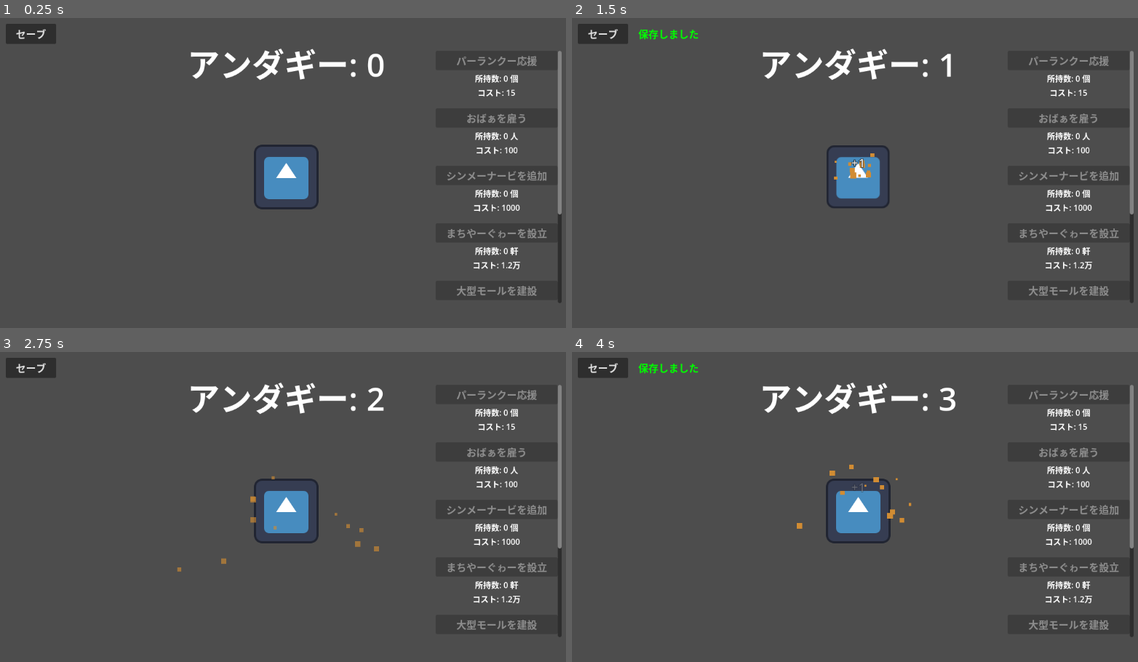
Above: before the commit, frames 1-4 (two rows, left to right).
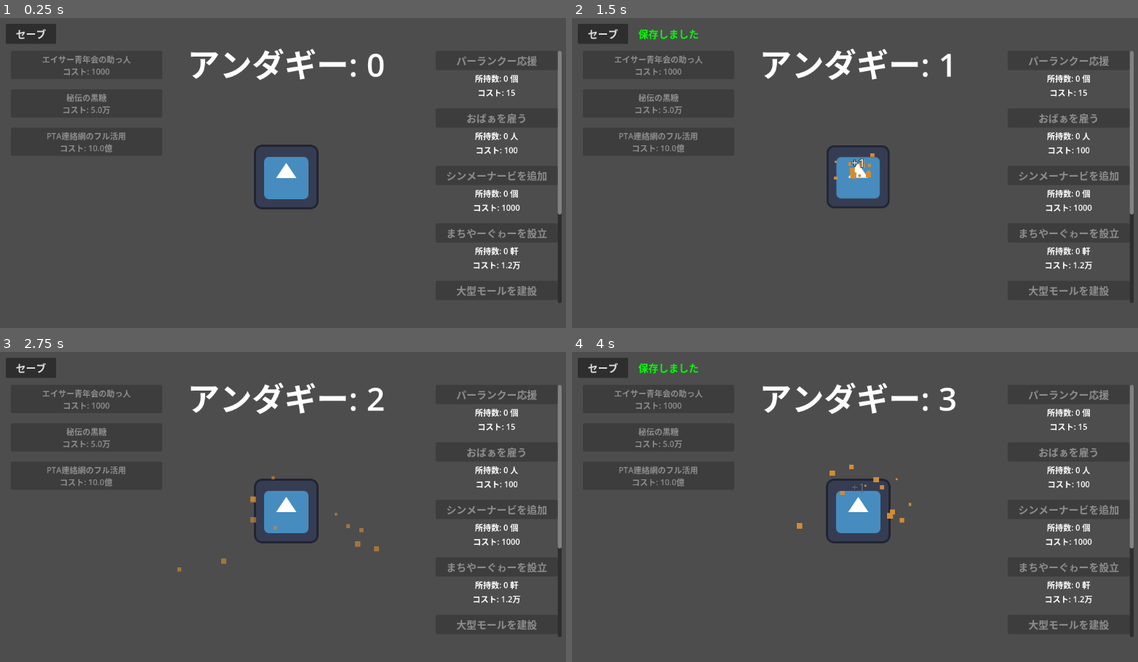
Above: after the commit, the same moments.

Repository: johnny-maa/sata-andagi-maker
Game: Godot game, scene res://Main.tscn
Two runs of this game, one before a commit and one after it. Both use one fixed random seed, a clock stepped at 60 frames per second and the inputs below. The engine's default icon, where the game draws it, is replaced by a stand-in: a white triangle on a blue panel in a dark square.
Inputs (mouse positions are in pixels of both pictures, inside the frame that each line leads up to):
- Up to frame 1 (0.25 s): no input
- Up to frame 2 (1.5 s): click "セーブ" at 0.5 s; click (860, 176) at 1.25 s
- Up to frame 3 (2.75 s): click (288, 510) at 2 s
- Up to frame 4 (4 s): click "セーブ" at 2.75 s; click (860, 510) at 3.5 s

The runs differ from the first frame. In frame 1, 0.5% of the frame differs, in the area x 7-24%, y 12-44%; in frame 2, 0.5%; in frame 3, 0.5%; in frame 4, 0.5%.

Commit message:
feat: 専用アップグレードロジックの実装、およびパーランクーの視覚的フィードバック（二重リング回転と生産時のパルス演出）を追加

Diff:
--- a/Main.gd
+++ b/Main.gd
@@ -16,11 +16,19 @@
 var fujinkai_count: int = 0
 var fujinkai_cost: int = 33000000
 
+var has_upgrade_seinenkai: bool = false
+var has_upgrade_kokuto: bool = false
+var has_upgrade_pta: bool = false
+
 var is_fever_mode: bool = false
 
 @onready var count_label: Label = $CountLabel
+@onready var upgrade_seinenkai_button: Button = $UpgradeScroll/UpgradeContainer/UpgradeSeinenkaiButton
+@onready var upgrade_kokuto_button: Button = $UpgradeScroll/UpgradeContainer/UpgradeKokutoButton
+@onready var upgrade_pta_button: Button = $UpgradeScroll/UpgradeContainer/UpgradePTAButton
 var floating_text_scene = preload("res://FloatingText.tscn")
 var crumb_particles_scene = preload("res://CrumbParticles.tscn")
+var paranku_visual_scene = preload("res://ParankuVisual.tscn")
 
 @onready var click_se: AudioStreamPlayer = $ClickSE
 @onready var buy_se: AudioStreamPlayer = $BuySE
@@ -58,7 +66,30 @@
 	load_game()
 	$AutoTimer.wait_time = 0.1 # More responsive UI updates
 	setup_golden_andagi_timer()
+
+	if is_instance_valid(upgrade_seinenkai_button):
+		upgrade_seinenkai_button.text = "エイサー青年会の助っ人\nコスト: " + format_number(1000)
+		upgrade_seinenkai_button.pressed.connect(buy_upgrade_seinenkai)
+		if has_upgrade_seinenkai:
+			upgrade_seinenkai_button.queue_free()
+
+	if is_instance_valid(upgrade_kokuto_button):
+		upgrade_kokuto_button.text = "秘伝の黒糖\nコスト: " + format_number(50000)
+		upgrade_kokuto_button.pressed.connect(buy_upgrade_kokuto)
+		if has_upgrade_kokuto:
+			upgrade_kokuto_button.queue_free()
+
+	if is_instance_valid(upgrade_pta_button):
+		upgrade_pta_button.text = "PTA連絡網のフル活用\nコスト: " + format_number(1000000000)
+		upgrade_pta_button.pressed.connect(buy_upgrade_pta)
+		if has_upgrade_pta:
+			upgrade_pta_button.queue_free()
+
 	update_ui()
+
+	$ParankuContainer.position = get_viewport_rect().size / 2.0
+	for i in range(paranku_count):
+		add_single_paranku_visual(i + 1, false)
 
 func play_randomized_se(player: AudioStreamPlayer) -> void:
 	if is_instance_valid(player):
@@ -66,10 +97,26 @@
 		player.play()
 
 func _process(delta: float) -> void:
+	if has_node("ParankuContainer/InnerRing"):
+		$ParankuContainer/InnerRing.rotation += 0.5 * delta
+	if has_node("ParankuContainer/OuterRing"):
+		$ParankuContainer/OuterRing.rotation -= 0.3 * delta
+
+	if is_instance_valid(upgrade_seinenkai_button) and not upgrade_seinenkai_button.is_queued_for_deletion():
+		upgrade_seinenkai_button.disabled = andagi_count < 1000
+	if is_instance_valid(upgrade_kokuto_button) and not upgrade_kokuto_button.is_queued_for_deletion():
+		upgrade_kokuto_button.disabled = andagi_count < 50000
+	if is_instance_valid(upgrade_pta_button) and not upgrade_pta_button.is_queued_for_deletion():
+		upgrade_pta_button.disabled = andagi_count < 1000000000
+
 	var multiplier = 7.0 if is_fever_mode else 1.0
-	var base_prod = (paranku_count * 0.1) + (obaa_count * 1.0)
+	var paranku_prod = paranku_count * 0.1 * (2.0 if has_upgrade_seinenkai else 1.0)
+	var obaa_prod = obaa_count * 1.0 * (2.0 if has_upgrade_kokuto else 1.0)
+	var fujinkai_prod = fujinkai_count * 7800.0 * (2.0 if has_upgrade_pta else 1.0)
+
+	var base_prod = paranku_prod + obaa_prod
 	base_prod += (nabi_count * 8.0) + (shop_count * 47.0) + (mall_count * 260.0)
-	base_prod += (gusuku_count * 1400.0) + (fujinkai_count * 7800.0)
+	base_prod += (gusuku_count * 1400.0) + fujinkai_prod
 	var production_per_sec = base_prod * multiplier
 	andagi_count += production_per_sec * delta
 
@@ -101,6 +148,41 @@
 		paranku_cost = int(round(paranku_cost * 1.15))
 		play_randomized_se(buy_se)
 		update_ui()
+		add_single_paranku_visual(paranku_count, true)
+
+func add_single_paranku_visual(count: int, animate: bool = true) -> void:
+	if count > 40:
+		return
+
+	var visual = paranku_visual_scene.instantiate()
+
+	var angle: float = 0.0
+	var radius: float = 0.0
+	var target_parent = null
+
+	if count <= 20:
+		radius = 150.0
+		angle = (count - 1) * (PI * 2.0 / 20.0)
+		target_parent = $ParankuContainer/InnerRing
+	else:
+		radius = 200.0
+		angle = (count - 21) * (PI * 2.0 / 20.0)
+		target_parent = $ParankuContainer/OuterRing
+
+	if not is_instance_valid(target_parent):
+		return
+
+	var target_pos = Vector2(cos(angle), sin(angle)) * radius
+	visual.position = target_pos
+	target_parent.add_child(visual)
+
+	if animate:
+		var visual_sprite = visual.get_node_or_null("Sprite2D")
+		if is_instance_valid(visual_sprite):
+			var tween = create_tween()
+			tween.tween_property(visual_sprite, "scale", Vector2(0.18, 0.18), 0.05).set_trans(Tween.TRANS_SINE).set_ease(Tween.EASE_OUT)
+			tween.tween_property(visual_sprite, "scale", Vector2(0.15, 0.15), 0.1).set_trans(Tween.TRANS_SINE).set_ease(Tween.EASE_IN)
+
 
 func buy_obaa() -> void:
 	if andagi_count >= obaa_cost:
@@ -150,11 +232,54 @@
 		play_randomized_se(buy_se)
 		update_ui()
 
+func buy_upgrade_seinenkai() -> void:
+	if andagi_count >= 1000:
+		andagi_count -= 1000
+		has_upgrade_seinenkai = true
+		if is_instance_valid(upgrade_seinenkai_button):
+			upgrade_seinenkai_button.queue_free()
+		# TODO: Play Upgrade SE
+		update_ui()
+
+func buy_upgrade_kokuto() -> void:
+	if andagi_count >= 50000:
+		andagi_count -= 50000
+		has_upgrade_kokuto = true
+		if is_instance_valid(upgrade_kokuto_button):
+			upgrade_kokuto_button.queue_free()
+		# TODO: Play Upgrade SE
+		update_ui()
+
+func buy_upgrade_pta() -> void:
+	if andagi_count >= 1000000000:
+		andagi_count -= 1000000000
+		has_upgrade_pta = true
+		if is_instance_valid(upgrade_pta_button):
+			upgrade_pta_button.queue_free()
+		# TODO: Play Upgrade SE
+		update_ui()
+
+func animate_parankus_hit() -> void:
+	if not has_node("ParankuContainer/InnerRing") or not has_node("ParankuContainer/OuterRing"):
+		return
+	var all_visuals = []
+	all_visuals.append_array($ParankuContainer/InnerRing.get_children())
+	all_visuals.append_array($ParankuContainer/OuterRing.get_children())
+
+	for child in all_visuals:
+		var visual_sprite = child.get_node_or_null("Sprite2D")
+		if is_instance_valid(visual_sprite):
+			var tween = create_tween()
+			tween.tween_property(visual_sprite, "scale", Vector2(0.18, 0.18), 0.05).set_trans(Tween.TRANS_SINE).set_ease(Tween.EASE_OUT)
+			tween.tween_property(visual_sprite, "scale", Vector2(0.15, 0.15), 0.1).set_trans(Tween.TRANS_SINE).set_ease(Tween.EASE_IN)
+
 func _on_auto_timer_timeout() -> void:
 	update_ui()
 	var has_producer = paranku_count > 0 or obaa_count > 0 or nabi_count > 0 or shop_count > 0 or mall_count > 0 or gusuku_count > 0 or fujinkai_count > 0
 	if has_producer:
 		play_randomized_se(auto_produce_se)
+		if paranku_count > 0:
+			animate_parankus_hit()
 
 func format_number(value: float) -> String:
 	if value < 10000.0:
@@ -215,7 +340,10 @@
 		"gusuku_count": gusuku_count,
 		"gusuku_cost": gusuku_cost,
 		"fujinkai_count": fujinkai_count,
-		"fujinkai_cost": fujinkai_cost
+		"fujinkai_cost": fujinkai_cost,
+		"has_upgrade_seinenkai": has_upgrade_seinenkai,
+		"has_upgrade_kokuto": has_upgrade_kokuto,
+		"has_upgrade_pta": has_upgrade_pta
 	}
 	var file = FileAccess.open(SAVE_PATH, FileAccess.WRITE)
 	if file:
@@ -251,6 +379,9 @@
 					gusuku_cost = int(data.get("gusuku_cost", 2000000))
 					fujinkai_count = int(data.get("fujinkai_count", 0))
 					fujinkai_cost = int(data.get("fujinkai_cost", 33000000))
+					has_upgrade_seinenkai = data.get("has_upgrade_seinenkai", false)
+					has_upgrade_kokuto = data.get("has_upgrade_kokuto", false)
+					has_upgrade_pta = data.get("has_upgrade_pta", false)
 
 func show_save_notification() -> void:
 	var save_label = $SaveLabel
--- a/Main.tscn
+++ b/Main.tscn
@@ -23,6 +23,12 @@
 text = "アンダギー: 0"
 horizontal_alignment = 1
 vertical_alignment = 1
+
+[node name="ParankuContainer" type="Node2D" parent="."]
+
+[node name="InnerRing" type="Node2D" parent="ParankuContainer"]
+
+[node name="OuterRing" type="Node2D" parent="ParankuContainer"]
 
 [node name="AndagiButton" type="TextureButton" parent="."]
 layout_mode = 1
@@ -201,6 +207,37 @@
 text = "コスト: 33000000"
 horizontal_alignment = 1
 
+[node name="UpgradeScroll" type="ScrollContainer" parent="."]
+layout_mode = 1
+anchors_preset = 4
+anchor_top = 0.5
+anchor_bottom = 0.5
+offset_left = 30.0
+offset_top = -250.0
+offset_right = 330.0
+offset_bottom = 250.0
+grow_vertical = 2
+
+[node name="UpgradeContainer" type="VBoxContainer" parent="UpgradeScroll"]
+layout_mode = 2
+size_flags_horizontal = 3
+theme_override_constants/separation = 20
+
+[node name="UpgradeSeinenkaiButton" type="Button" parent="UpgradeScroll/UpgradeContainer"]
+layout_mode = 2
+theme_override_font_sizes/font_size = 16
+text = "Upgrade"
+
+[node name="UpgradeKokutoButton" type="Button" parent="UpgradeScroll/UpgradeContainer"]
+layout_mode = 2
+theme_override_font_sizes/font_size = 16
+text = "Upgrade"
+
+[node name="UpgradePTAButton" type="Button" parent="UpgradeScroll/UpgradeContainer"]
+layout_mode = 2
+theme_override_font_sizes/font_size = 16
+text = "Upgrade"
+
 [node name="AutoTimer" type="Timer" parent="."]
 autostart = true
 
--- /dev/null
+++ b/ParankuVisual.tscn
@@ -0,0 +1,9 @@
+[gd_scene load_steps=2 format=3 uid="uid://c2h4parankuvi"]
+
+[ext_resource type="Texture2D" uid="uid://dcorikjr2nrpi" path="res://icon.svg" id="1_icon"]
+
+[node name="ParankuVisual" type="Node2D"]
+
+[node name="Sprite2D" type="Sprite2D" parent="."]
+scale = Vector2(0.15, 0.15)
+texture = ExtResource("1_icon")
